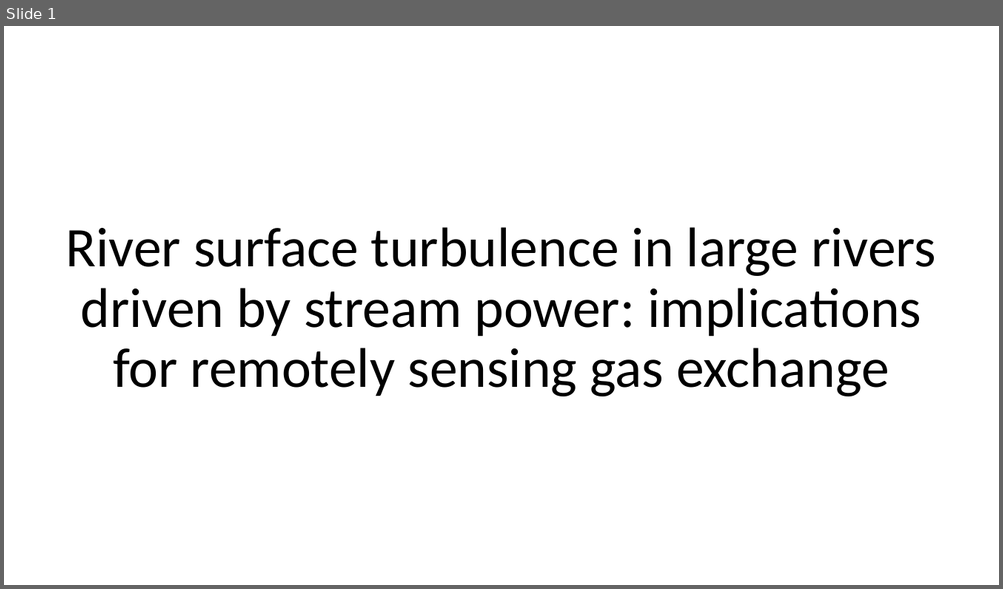
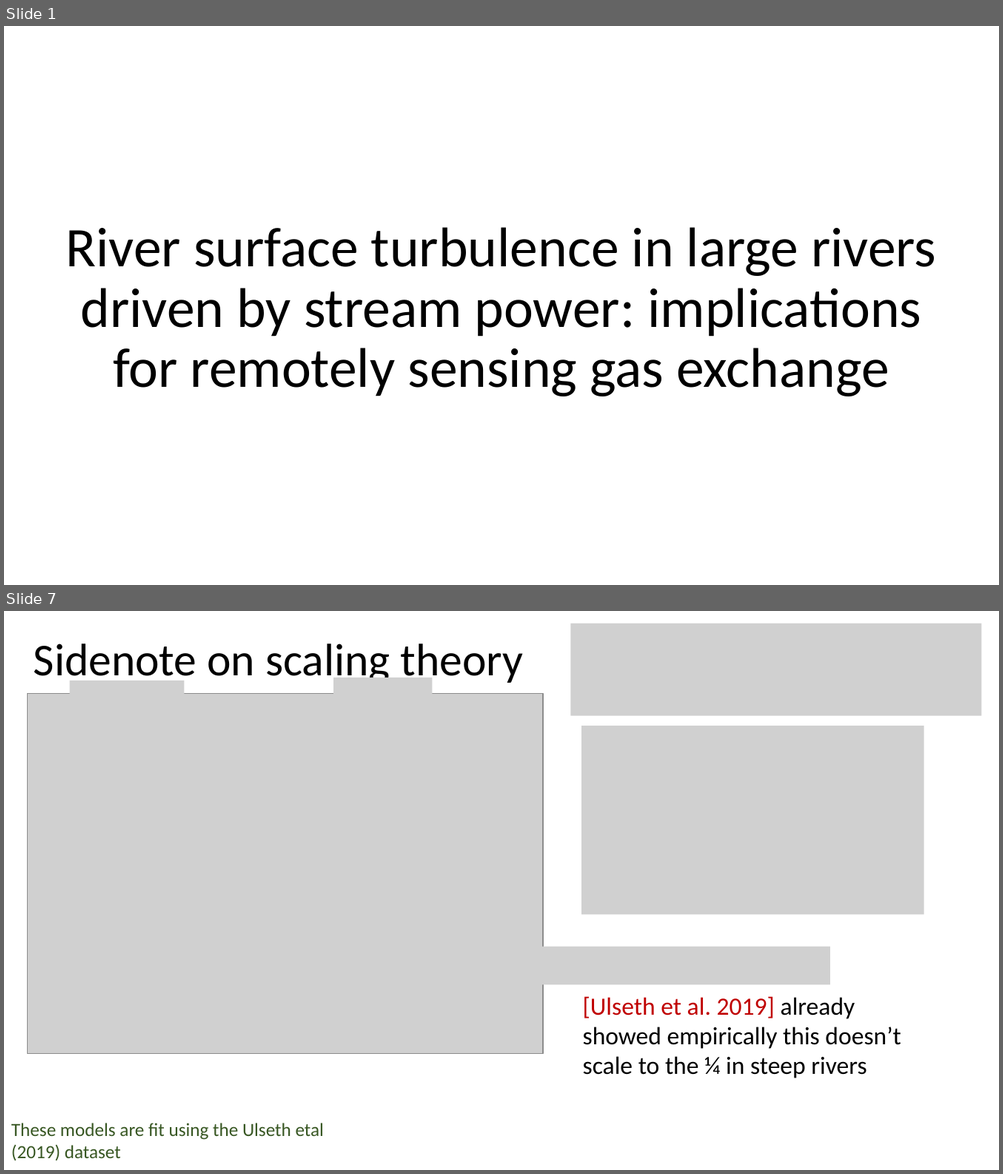
Before and after one commit to craigbrinkerhoff/RSK600, a slide deck: storyboard_6_15.pptx. Shown one above the other, each under a label of ours: slide 1 before the commit, slides 1 and 7 after it; the slides between them are not shown. The pictures are 1003x589 and 1003x1174 pixels, drawn with LibreOffice and Linux fonts; fonts in the diff are those of the drawing; grey boxes stand for pictures. Boxes give left, top, right and bottom in pixels: in the first picture for what was removed or moved away, otherwise in the second. Text is boxed around its words. In the diff, an @@ line names an element or a change of style, - is before the commit and + after.

Commit message:
new k model

```diff
--- a/storyboard_6_15.pptx
+++ b/storyboard_6_15.pptx
@@ slide 7 added at box(4, 611, 999, 1170), background #FFFFFF @@
@@ picture added at box(570, 623, 982, 715) @@
@@ title added at box(34, 644, 523, 686), 44 pt, text #000000 @@
+Sidenote on scaling theory
@@ picture added at box(27, 694, 543, 1055) @@
@@ picture added at box(70, 681, 185, 718) @@
@@ picture added at box(334, 678, 432, 715) @@
@@ picture added at box(581, 726, 924, 914) @@
@@ picture added at box(79, 853, 208, 895) @@
@@ picture added at box(330, 855, 443, 892) @@
@@ picture added at box(487, 947, 830, 985) @@
@@ text added at box(583, 997, 900, 1079), 24 pt, text #000000 @@
+[Ulseth et al. 2019] already showed empirically this doesn’t scale to the ¼ in steep rivers
@@ text added at box(11, 1123, 324, 1161), 18 pt, text #385723 @@
+These models are fit using the Ulseth etal (2019) dataset
```
Also in this commit, not shown: 6 slides changed, 1 other file.
